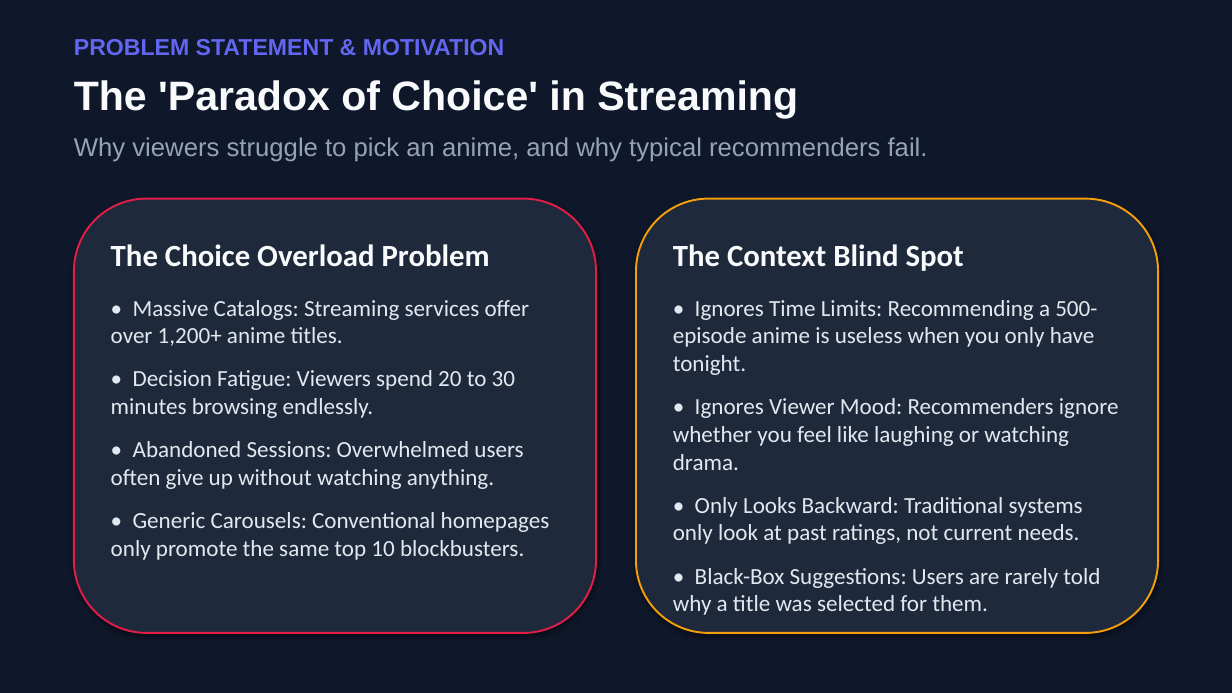
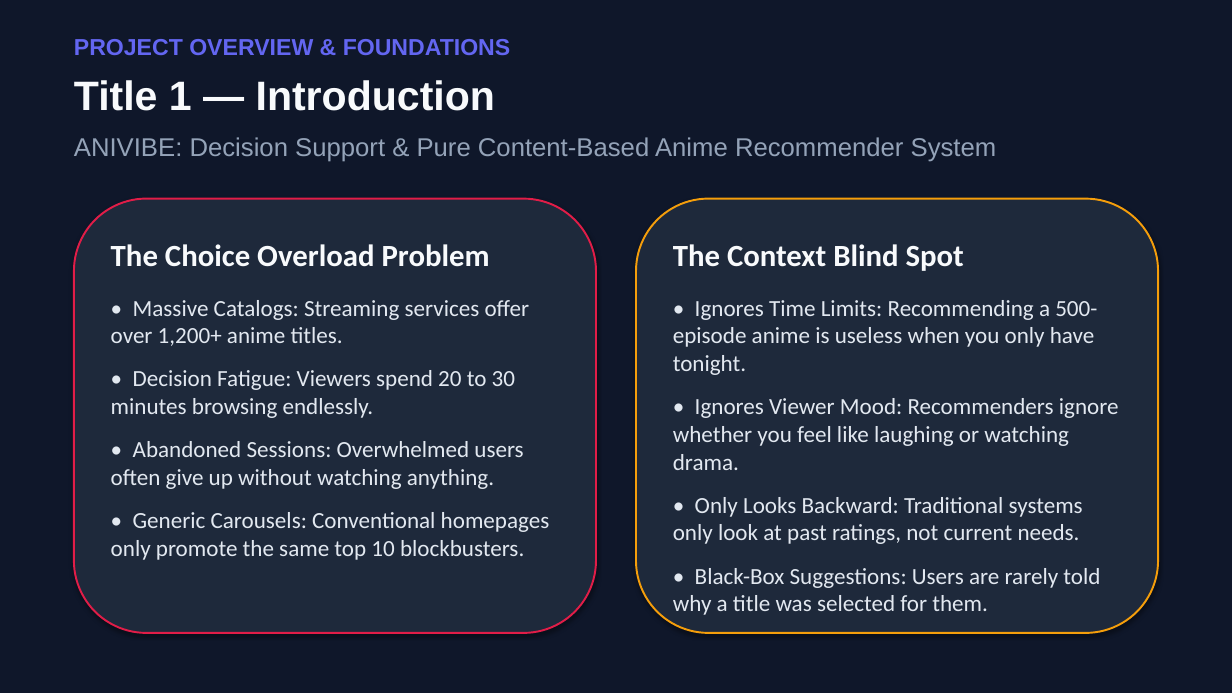
Before and after one commit to manisandar/anime-dsrs, a slide deck: slide 2 of ANIVIBE_Presentation.pptx. Drawn at 1232x693 pixels with LibreOffice and Linux fonts; fonts in the diff are those of the drawing. Boxes give left, top, right and bottom in pixels: in the first picture for what was removed or moved away, otherwise in the second. Text is boxed around its words. In the diff, an @@ line names an element or a change of style, - is before the commit and + after.

Commit message:
Update Content-Based Filtering with CountVectorizer and Cosine Similarity, and add Title 1 - Introduction presentation slide

```diff
--- a/ANIVIBE_Presentation.pptx
+++ b/ANIVIBE_Presentation.pptx
@@ text at box(74, 39, 511, 56): text changed @@
-PROBLEM STATEMENT & MOTIVATION
+PROJECT OVERVIEW & FOUNDATIONS
@@ text at box(74, 80, 495, 111): text changed @@
-The 'Paradox of Choice' in Streaming
+Title 1 — Introduction
@@ text at box(74, 137, 997, 162): text changed @@
-Why viewers struggle to pick an anime, and why typical recommenders fail.
+ANIVIBE: Decision Support & Pure Content-Based Anime Recommender System
```
Also in this commit, not shown: 1 other slide changed, 2 slides added, 1 slide removed, 11 other files.
